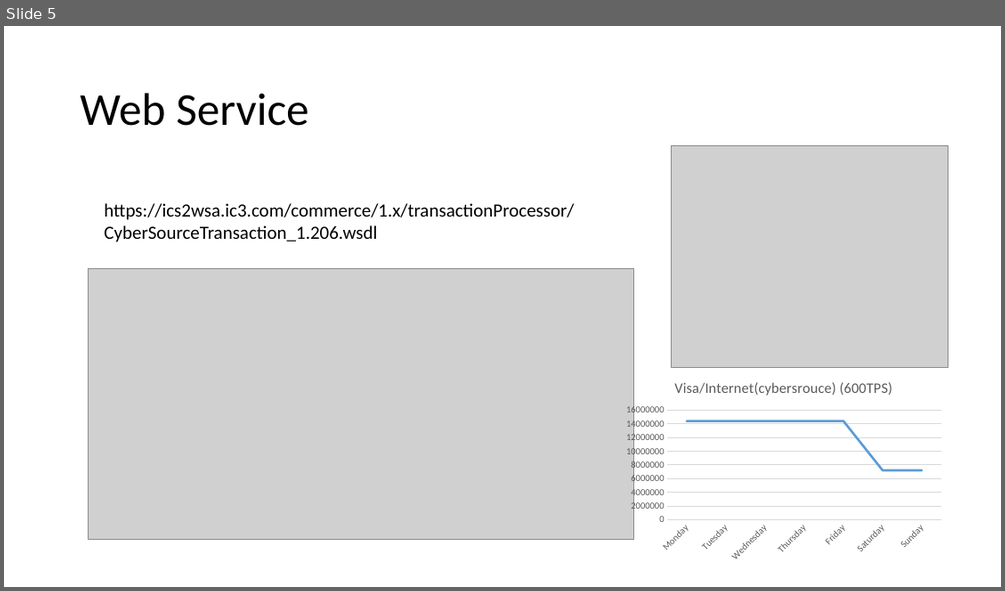
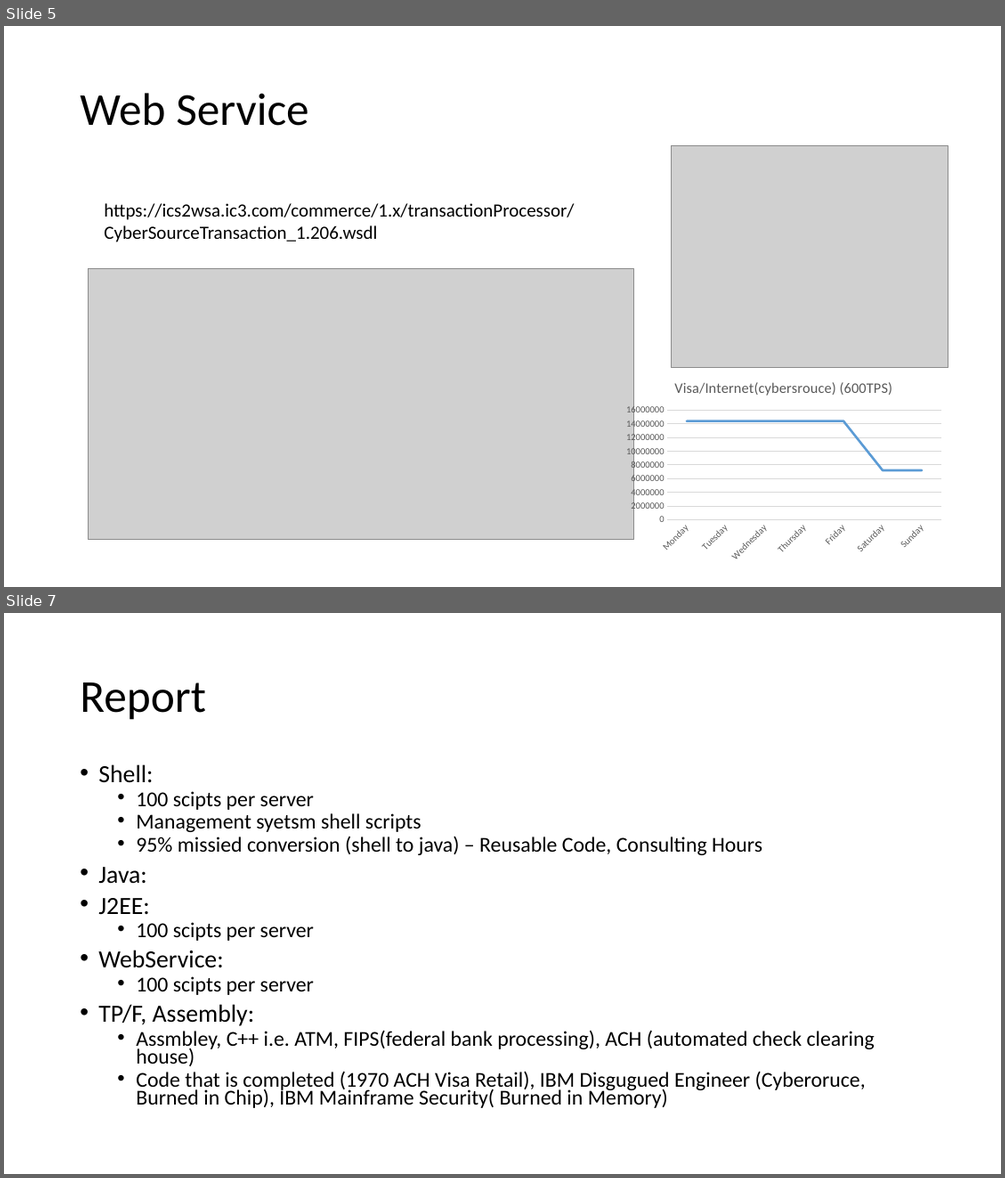
Before and after one commit to meja0016/FBI-depricated-, a slide deck: docs/excel/nonPolicePresentation.pptx. Shown one above the other, each under a label of ours: slide 5 before the commit, slides 5 and 7 after it; the slides between them are not shown. The pictures are 1005x591 and 1005x1178 pixels, drawn with LibreOffice and Linux fonts; fonts in the diff are those of the drawing; grey boxes stand for pictures. Boxes give left, top, right and bottom in pixels: in the first picture for what was removed or moved away, otherwise in the second. Text is boxed around its words. In the diff, an @@ line names an element or a change of style, - is before the commit and + after.

```diff
--- a/docs/excel/nonPolicePresentation.pptx
+++ b/docs/excel/nonPolicePresentation.pptx
@@ slide 7 added at bbox=[4, 613, 1001, 1174], background #FFFFFF @@
@@ title added at bbox=[80, 682, 206, 720], 44 pt, text #000000 @@
+Report
@@ text added at bbox=[98, 764, 874, 1108], 20.4 pt, text #000000 @@
+• Shell:
+  • 100 scipts per server
+  • Management syetsm shell scripts
+  • 95% missied conversion (shell to java) – Reusable Code, Consulting Hours
+• Java:
+• J2EE:
+  • 100 scipts per server
+• WebService:
+  • 100 scipts per server
+• TP/F, Assembly:
+  • Assmbley, C++ i.e. ATM, FIPS(federal bank processing), ACH (automated check clearing house)
+  • Code that is completed (1970 ACH Visa Retail), IBM Disgugued Engineer (Cyberoruce, Burned in Chip), IBM Mainframe Security( Burned in Memory)
```
Also in this commit, not shown: 1 slide changed.
